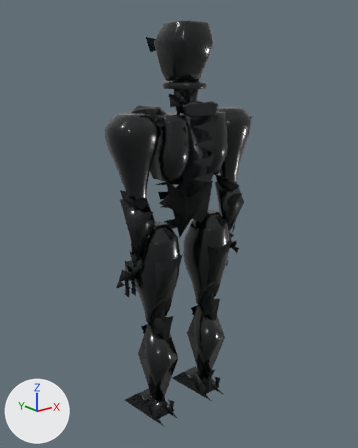
One commit to the glTF model public/models/keel-lod.glb: the scene before it, then after it.
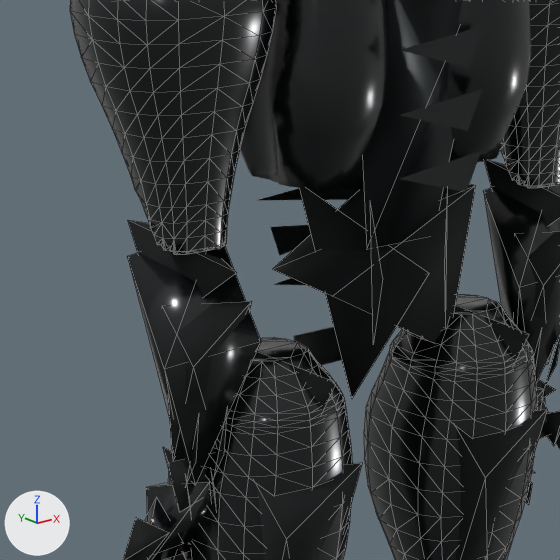
The first picture shows the older version from a 50 mm camera at (-1.35, -1.656, 1.625) aimed at (0.004, 0.036, 0.948). The close-ups show the older and then the newer version on the part from 24% to 66% of the width and 29% to 63% of the height of that picture. Only the edits that show in the close-ups are written down. The lights are fixed; the arrows at lower left show +X, +Y and +Z. The close-ups show mesh edges as thin lines. Where no turn or scale is listed for an object, it has been applied to the vertices. Vertices at exactly the same position are counted once.

Objects in the first close-up: 'left_arm_elbow_elastomer', 'left_arm_elbow_obsidian', 'left_arm_yaw_obsidian', 'left_leg_yaw_elastomer', 'left_leg_yaw_obsidian', 'right_arm_elbow_obsidian', 'right_arm_yaw_obsidian', 'right_leg_yaw_elastomer', 'right_leg_yaw_obsidian', 'spine_roll_elastomer', 'spine_roll_graphite', 'spine_roll_obsidian' and 11 more.
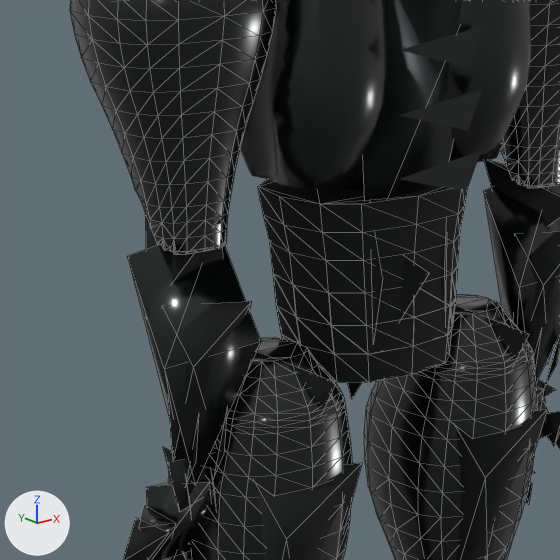
The change, as JSON lines over the scene's bpy script:
```json
{"block": "me_anatomy_led_shell_064", "where": "# used by ob_left_arm_elbow_elastomer; location = (-0.26, 0.0, 1.11)"}
{"op": "remove", "block": "me_anatomy_led_shell_064", "code": "me_anatomy_led_shell_064.from_pydata(...)  # 15 vertices, 12 faces; spans x -0.054..0.055, y -0.075..0.049, z -0.256..0.047"}
{"op": "add", "block": "me_anatomy_led_shell_064", "code": "me_anatomy_led_shell_064.from_pydata(...)  # 15 vertices, 12 faces; spans x -0.051..0.055, y -0.075..0.055, z -0.256..0.053"}
{"block": "me_anatomy_led_shell_064", "change": "me_anatomy_led_shell_064 part 1"}
{"op": "set", "path": "me_anatomy_led_shell_064.vertices[5].co", "old": "(0.046, 0.049, 0.015)", "new": "(0.019, -0.05, 0.053)", "note": "not seen -> pixel (220, 216)"}
{"op": "set", "path": "me_anatomy_led_shell_064.vertices[6].co", "old": "(0.032, -0.059, -0.01)", "new": "(-0.009, 0.055, 0.046)", "note": "pixel (236, 272) -> pixel (145, 209)"}
{"op": "set", "path": "me_anatomy_led_shell_064.vertices[7].co", "old": "(-0.036, -0.011, -0.071)", "new": "(0.055, -0.003, -0.05)"}
{"op": "set", "path": "me_anatomy_led_shell_064.vertices[8].co", "old": "(-0.054, 0.02, 0.047)", "new": "(-0.051, -0.005, -0.06)", "note": "pixel (127, 220) -> pixel (145, 319)"}
{"block": "me_anatomy_led_shell_058", "where": "# used by ob_spine_roll_elastomer; location = (0.0, 0.0, 1.04)"}
{"op": "remove", "block": "me_anatomy_led_shell_058", "code": "me_anatomy_led_shell_058.from_pydata(...)  # 19 vertices, 16 faces; spans x -0.099..0.115, y -0.125..0.083, z -0.134..0.486"}
{"op": "add", "block": "me_anatomy_led_shell_058", "code": "me_anatomy_led_shell_058.from_pydata(...)  # 86 vertices, 150 faces; spans x -0.124..0.124, y -0.125..0.099, z -0.134..0.486"}
{"block": "me_anatomy_led_shell_058", "change": "me_anatomy_led_shell_058 part 2: the loose piece of 5 vertices spanning x -0.099..0.115, y -0.076..0.076, z -0.104..0.116 is rebuilt with 72 vertices and now spans x -0.124..0.124, y -0.095..0.099, z -0.06..0.119"}
{"op": "add", "block": "me_anatomy_led_shell_060", "code": ["me_anatomy_led_shell_060 = bpy.data.meshes.new('Anatomy-led shell.060')", "me_anatomy_led_shell_060.from_pydata(...)  # 48 vertices, 92 faces; spans x -0.108..0.108, y -0.089..0.085, z -0.095..0.014", "me_anatomy_led_shell_060.materials.append(mat_elastomer)  # black #080d0e"]}
{"op": "add", "block": "ob_spine_yaw_elastomer", "code": ["ob_spine_yaw_elastomer = bpy.data.objects.new('spine_yaw_elastomer', me_anatomy_led_shell_060)", "ob_spine_yaw_elastomer.location = (0.0, 0.0, 1.04)"]}
```

Where the change shows, as pixel boxes (x1, y1, x2, y2) in the close-ups (560 x 560 px; the box of a moved part takes in the faces that stretch with it):
```json
{"object": "spine_roll_elastomer", "change": "reshaped", "before": [273, 184, 476, 399], "after": [258, 179, 467, 399]}
{"object": "left_arm_elbow_elastomer", "change": "reshaped", "before": [128, 220, 252, 485], "after": [145, 213, 252, 485], "on screen": "14% narrower"}
{"object": "spine_yaw_elastomer", "change": "added", "after": [282, 329, 452, 383], "on screen": "black"}
{"part": 1, "of": "me_anatomy_led_shell_064", "change": "moved or reshaped", "before": [128, 220, 237, 297], "after": [145, 213, 223, 283]}
{"part": 2, "of": "me_anatomy_led_shell_058", "change": "rebuilt", "before": [273, 184, 476, 343], "after": [258, 179, 467, 355], "on screen": "11% taller"}
```
